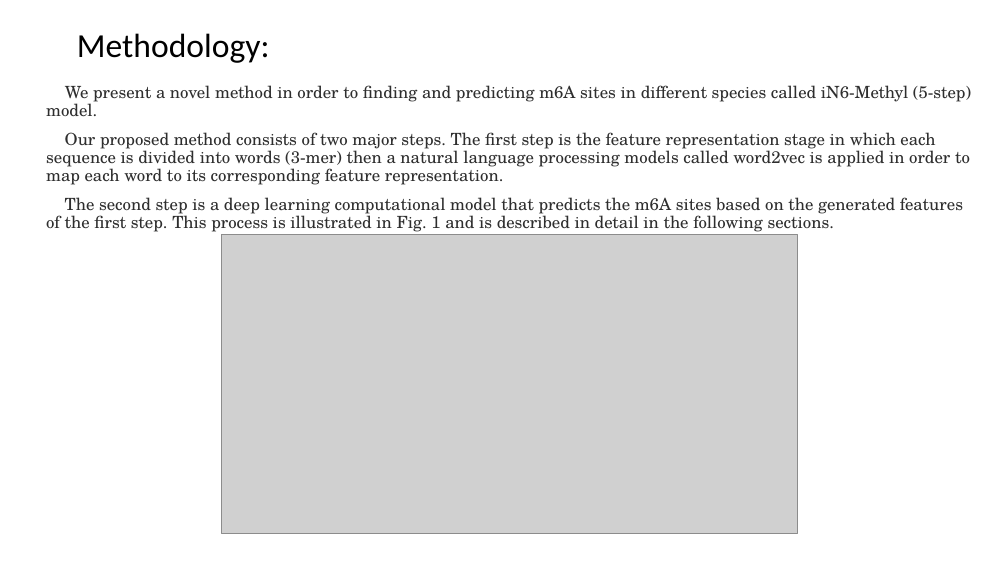
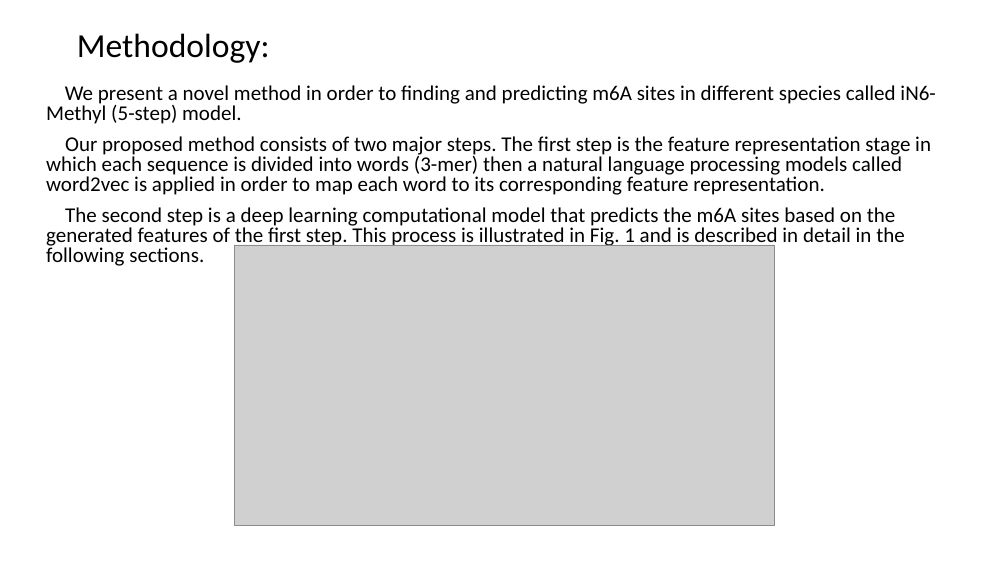
Before and after one commit to YanChengHuang/paper_implement, a slide deck: slide 9 of iN6-Methyl/Presentation/iN6-Methyl.pptx. Drawn at 1008x567 pixels with LibreOffice and Linux fonts; fonts in the diff are those of the drawing; grey boxes stand for pictures. Boxes give left, top, right and bottom in pixels: in the first picture for what was removed or moved away, otherwise in the second. Text is boxed around its words. In the diff, an @@ line names an element or a change of style, - is before the commit and + after.

```diff
--- a/iN6-Methyl/Presentation/iN6-Methyl.pptx
+++ b/iN6-Methyl/Presentation/iN6-Methyl.pptx
@@ text "We present a novel method ..." at (46,85,935,266): size 16 to 20 pt, font TeX Gyre Schola to Calibri, text colour #2E2E2E to #000000; line spacing 0.9 to 0.8 @@
@@ picture: place and size @@
-picture at (222,234,797,534)
+picture at (234,245,775,526)
```
Also in this commit, not shown: 8 other slides changed, 2 other files.
